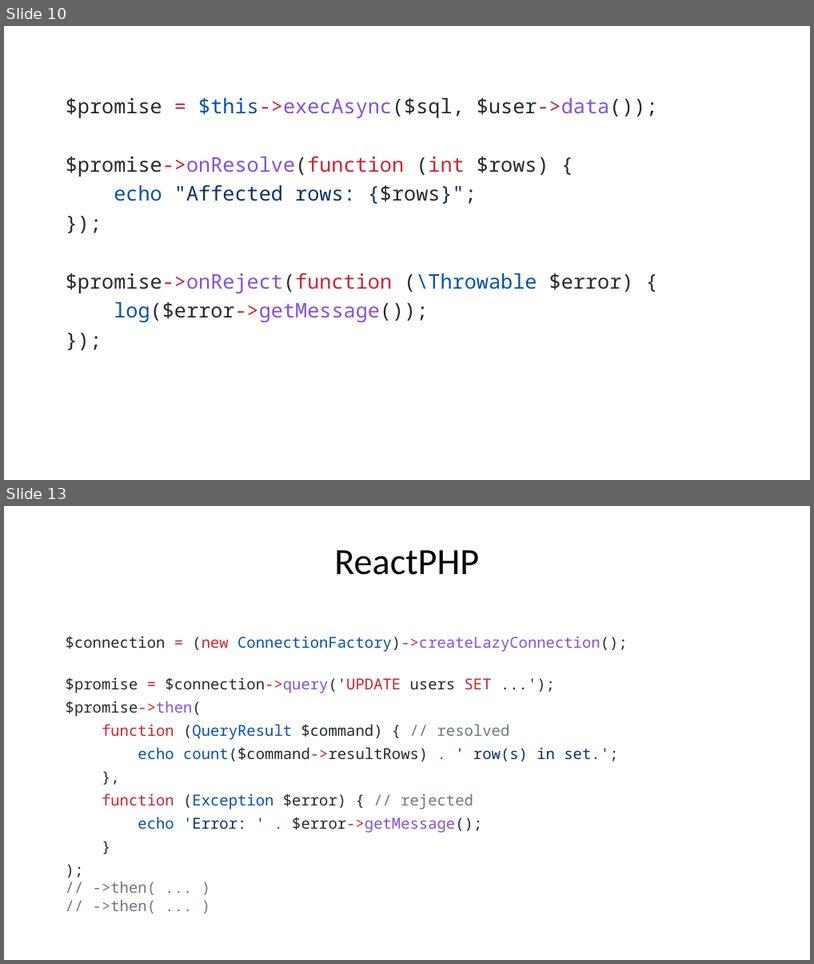
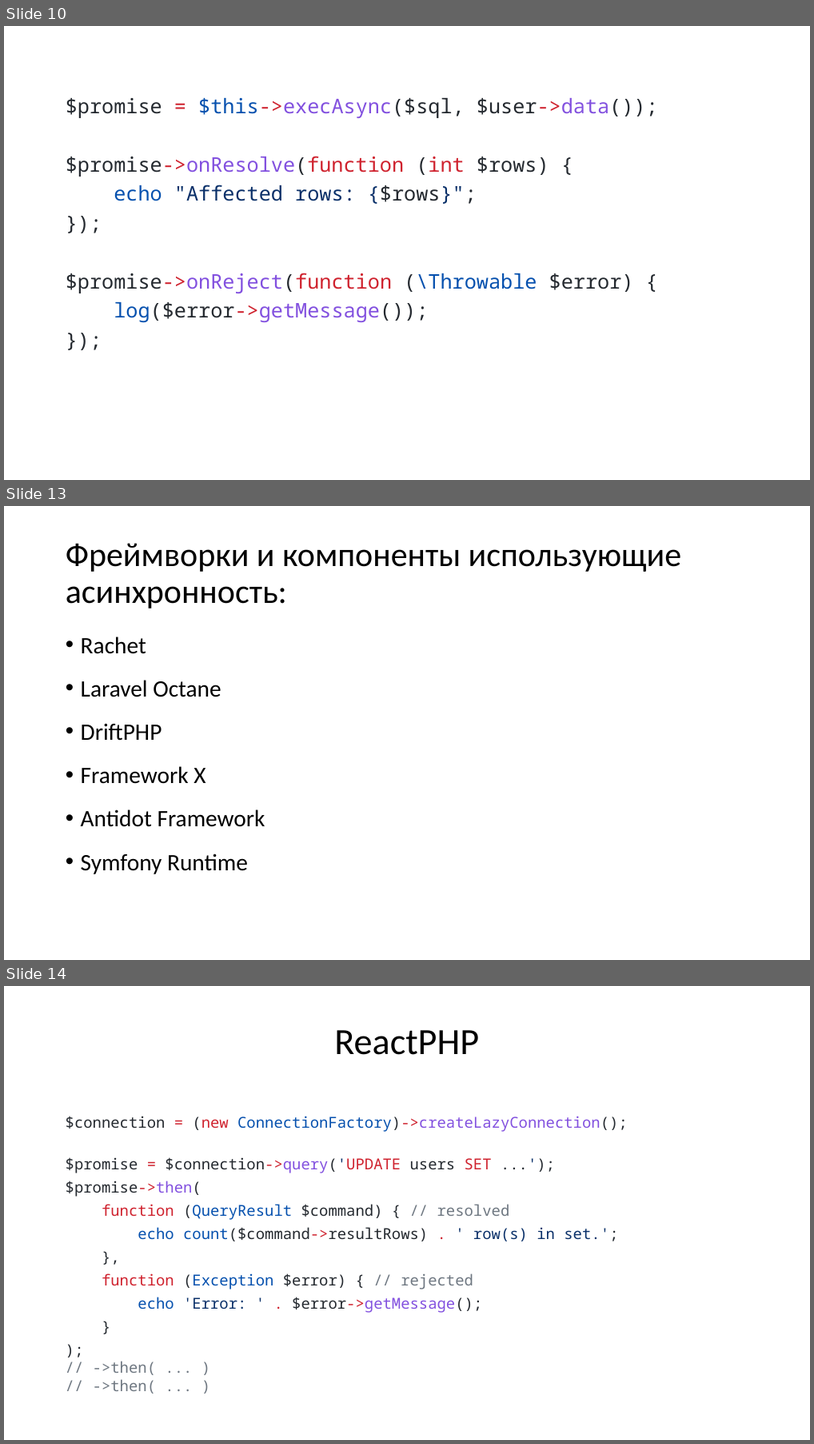
Before and after one commit to dmitrakovich/fibers, a slide deck: src/public/presentation.pptx. Shown one above the other, each under a label of ours: slides 10 and 13 before the commit, slides 10, 13 and 14 after it; the slides between them are not shown. The pictures are 814x964 and 814x1444 pixels, drawn with LibreOffice and Linux fonts; fonts in the diff are those of the drawing. Boxes give left, top, right and bottom in pixels: in the first picture for what was removed or moved away, otherwise in the second. Text is boxed around its words. In the diff, an @@ line names an element or a change of style, - is before the commit and + after.

Commit message:
revolt php & async frameworks

```diff
--- a/src/public/presentation.pptx
+++ b/src/public/presentation.pptx
@@ slide 13 added at [4, 506, 810, 960], background #FFFFFF @@
@@ title added at [66, 543, 682, 608], 40 pt, text #000000 @@
+Фреймворки и компоненты использующие асинхронность:
@@ text added at [81, 636, 266, 874], 28 pt, text #000000 @@
+• Rachet
+• Laravel Octane
+• DriftPHP
+• Framework X
+• Antidot Framework
+• Symfony Runtime
@@ what was slide 13 is now slide 14 @@
```
Also in this commit, not shown: 1 slide changed, 1 other slide added, 2 other files.
